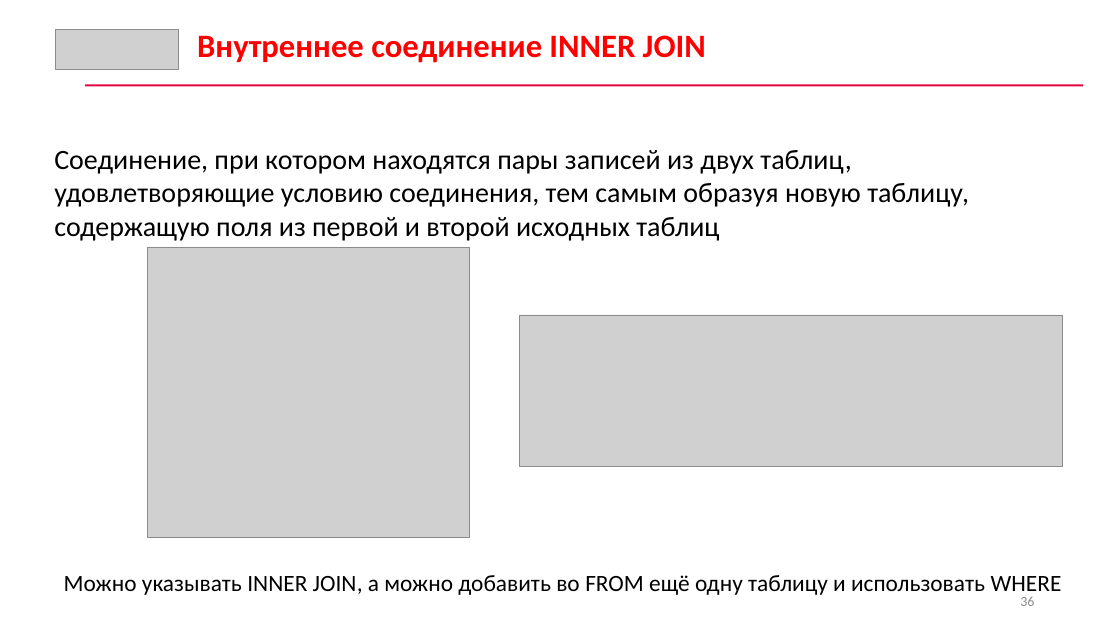
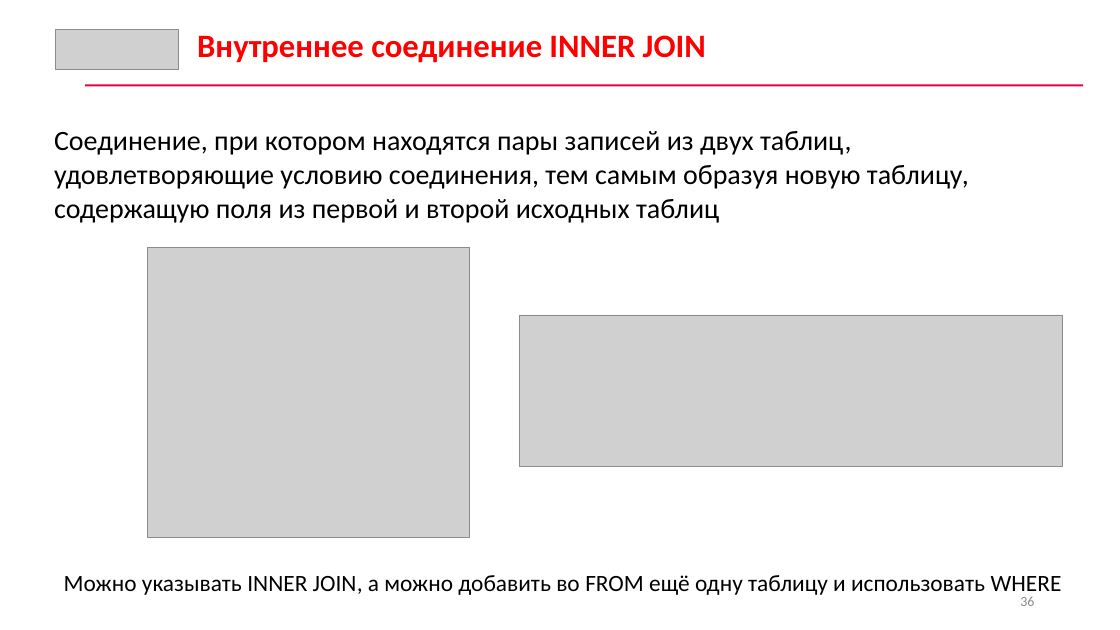
Before and after one commit to CyberLympha/data-analyze-for-cybersecurity, a slide deck: slide 36 of Лекции/3/Лекция 3 Методы хранения и анализа информации.pptx. Drawn at 1120x630 pixels with LibreOffice and Linux fonts; fonts in the diff are those of the drawing; grey boxes stand for pictures. Boxes give left, top, right and bottom in pixels: in the first picture for what was removed or moved away, otherwise in the second. Text is boxed around its words. In the diff, an @@ line names an element or a change of style, - is before the commit and + after.

```diff
--- a/Лекции/3/Лекция 3 Методы хранения и анализа информации.pptx
+++ b/Лекции/3/Лекция 3 Методы хранения и анализа информации.pptx
@@ text "Соединение, при котором находятся пары ...": place and size @@
-text "Соединение, при котором находятся пары ..." at box(54, 150, 969, 241)
+text "Соединение, при котором находятся пары ..." at box(54, 131, 969, 223)
```
Also in this commit, not shown: 7 other slides changed, 1 other file.
